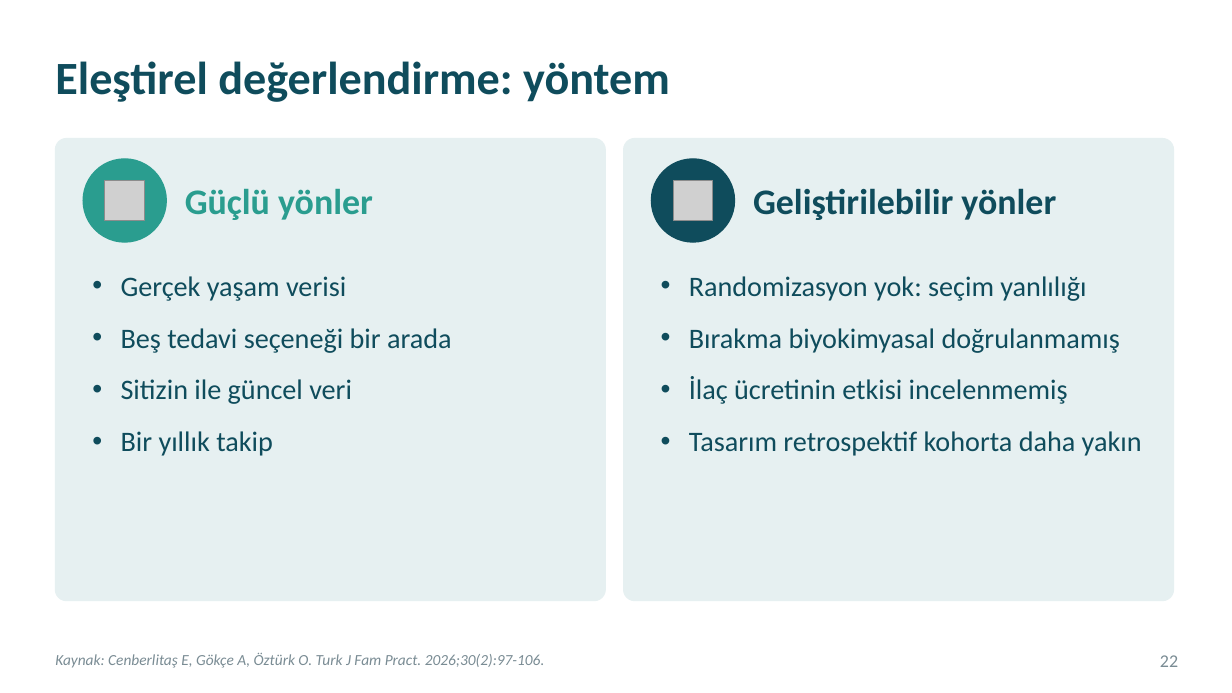
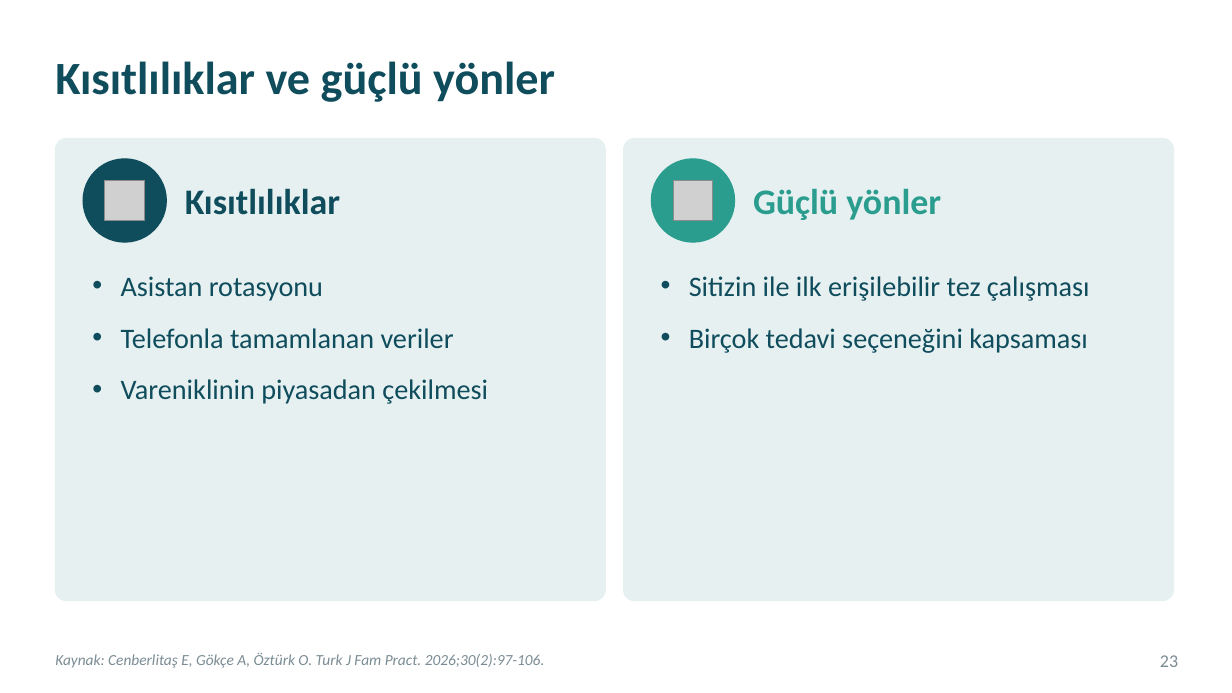
Before and after one commit to kiranahmet/Claude, a slide deck: slide 23 of Sunumlar/Makale_Sunumu_Sigara_Birakma.pptx (slide 22 before the commit). Drawn at 1232x693 pixels with LibreOffice and Linux fonts; fonts in the diff are those of the drawing; grey boxes stand for pictures. Boxes give left, top, right and bottom in pixels: in the first picture for what was removed or moved away, otherwise in the second. Text is boxed around its words. In the diff, an @@ line names an element or a change of style, - is before the commit and + after.

```diff
--- a/Sunumlar/Makale_Sunumu_Sigara_Birakma.pptx
+++ b/Sunumlar/Makale_Sunumu_Sigara_Birakma.pptx
@@ title at [55,61,555,102]: text changed @@
-Eleştirel değerlendirme: yöntem
+Kısıtlılıklar ve güçlü yönler
@@ ellipse at [83,159,166,242]: fill #2A9D8F to #0F4C5C; outline #2A9D8F 1 pt to #0F4C5C 1 pt @@
@@ ellipse at [652,159,735,242]: fill #0F4C5C to #2A9D8F; outline #0F4C5C 1 pt to #2A9D8F 1 pt @@
@@ text at [185,188,340,215]: text changed; text colour #2A9D8F to #0F4C5C @@
-Güçlü yönler
+Kısıtlılıklar
@@ text at [753,188,941,220]: text changed; text colour #0F4C5C to #2A9D8F @@
-Geliştirilebilir yönler
+Güçlü yönler
@@ text at [121,276,488,404]: text changed @@
-• Gerçek yaşam verisi
-• Beş tedavi seçeneği bir arada
-• Sitizin ile güncel veri
-• Bir yıllık takip
+• Asistan rotasyonu
+• Telefonla tamamlanan veriler
+• Vareniklinin piyasadan çekilmesi
@@ text at [689,276,1090,353]: text changed @@
-• Randomizasyon yok: seçim yanlılığı
-• Bırakma biyokimyasal doğrulanmamış
-• İlaç ücretinin etkisi incelenmemiş
-• Tasarım retrospektif kohorta daha yakın
+• Sitizin ile ilk erişilebilir tez çalışması
+• Birçok tedavi seçeneğini kapsaması
@@ page number at [1160,655,1178,667]: text changed @@
-22
+23
```
Also in this commit, not shown: 18 other slides changed, 2 slides added, 2 slides removed, 11 other files.
